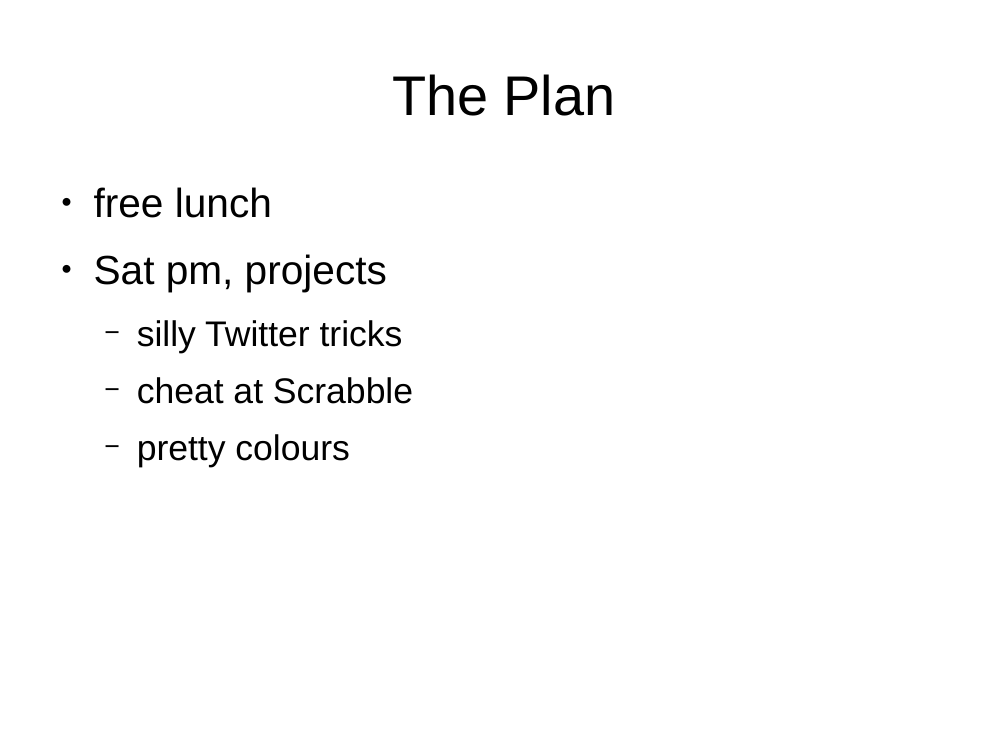
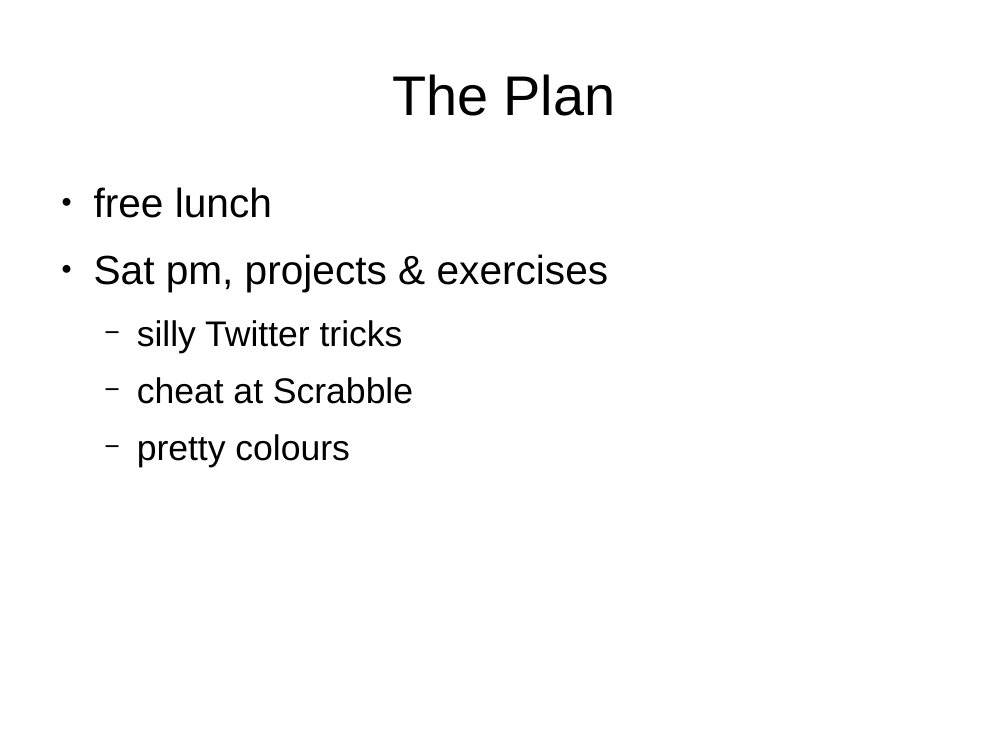
Before and after one commit to jvns/mtlpytutorial, a slide deck: slide 5 of intro-slides.odp (slide 8 before the commit). Drawn at 1008x756 pixels with LibreOffice and Linux fonts; fonts in the diff are those of the drawing. Boxes give left, top, right and bottom in pixels: in the first picture for what was removed or moved away, otherwise in the second. Text is boxed around its words. In the diff, an @@ line names an element or a change of style, - is before the commit and + after.

```diff
--- a/intro-slides.odp
+++ b/intro-slides.odp
@@ text at [94, 254, 609, 292]: text changed @@
-● Sat pm, projects
+● Sat pm, projects & exercises
```
Also in this commit, not shown: 3 other slides changed, 2 slides added, 4 slides removed.
